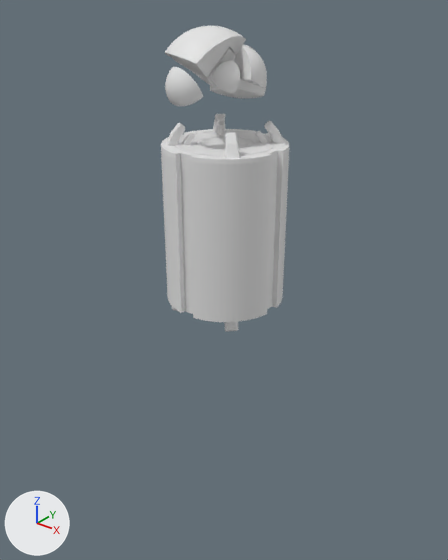
What one commit did to the FBX model Assets/Blender/LEyline/major-leyline-node.fbx.
The view is the same before and after, from a 50 mm lens placed at (123.0, -154.4, 48.9), pointed at (0.1, -0.8, -46.3). The axes (+X, +Y, +Z) are drawn at lower left. The lights are the same throughout. The picture after the commit comes second. Where no turn or scale is listed for an object, it has been applied to the vertices.

Names of what the first picture shows: 'MajorLeylineNodeBase', 'MajorLeylineNodeBaseAccents', 'MajorLeylineNodeChunkA', 'MajorLeylineNodeChunkB', 'MajorLeylineNodeChunkB.001', 'MajorLeylineNodeChunkB.002', 'MajorLeylineNodeChunkB.003' and 1 more.
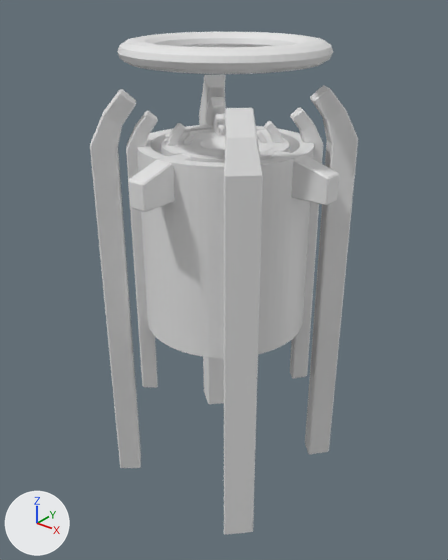
The change, as a diff of the scene's bpy script:
```diff
--- a/Assets/Blender/LEyline/major-leyline-node.fbx.py
+++ b/Assets/Blender/LEyline/major-leyline-node.fbx.py
@@ me_cube_007 @@
+me_cube_007.from_pydata(...)  # 128 vertices, 136 faces; spans x -39.8..39.8, y -39.8..39.8, z -9.8..1.7
@@ me_torus @@
+me_torus.from_pydata(...)  # 576 vertices, 576 faces; spans x -31.9..31.9, y -31.9..31.9, z -3.3..3.3
@@ me_cube_006 @@
+me_cube_006.from_pydata(...)  # 320 vertices, 336 faces; spans x -33.1..33.1, y -33.1..33.1, z -126.2..18.5
@@ me_cylinder_004 @@
+me_cylinder_004.from_pydata(...)  # 256 vertices, 132 faces; spans x -28.0..28.0, y -28.0..28.0, z -61.0..1.9
@@ ob_majorleylinenodechunkb_001 @@
-ob_majorleylinenodechunkb_001 = bpy.data.objects.new('MajorLeylineNodeChunkB.001', me_sphere_005)
-ob_majorleylinenodechunkb_001.location = (-2.6, 6.4, 18.9)
@@ ob_majorleylinenodechunkb @@
-ob_majorleylinenodechunkb = bpy.data.objects.new('MajorLeylineNodeChunkB', me_sphere_004)
-ob_majorleylinenodechunkb.location = (2.7, 2.9, 22.1)
@@ ob_majorleylinenodechunka @@
-ob_majorleylinenodechunka = bpy.data.objects.new('MajorLeylineNodeChunkA', me_sphere_003)
-ob_majorleylinenodechunka.location = (-5.5, -0.1, 19.5)
@@ ob_majorleylinenodechunkb_002 @@
-ob_majorleylinenodechunkb_002 = bpy.data.objects.new('MajorLeylineNodeChunkB.002', me_sphere_006)
-ob_majorleylinenodechunkb_002.location = (-8.2, -7.1, 19.5)
@@ ob_majorleylinenodechunkb_003 @@
-ob_majorleylinenodechunkb_003 = bpy.data.objects.new('MajorLeylineNodeChunkB.003', me_sphere_007)
-ob_majorleylinenodechunkb_003.location = (1.1, -0.1, 21.2)
@@ ob_terminalaccents2 @@
+ob_terminalaccents2 = bpy.data.objects.new('TerminalAccents2', me_cube_007)
+ob_terminalaccents2.location = (0.0, 0.0, 0.0)
@@ ob_terminaltorus @@
+ob_terminaltorus = bpy.data.objects.new('TerminalTorus', me_torus)
+ob_terminaltorus.location = (0.0, 0.0, 29.7)
@@ ob_terminalaccents @@
+ob_terminalaccents = bpy.data.objects.new('TerminalAccents', me_cube_006)
+ob_terminalaccents.location = (0.0, 0.0, 0.0)
@@ ob_terminalouterring @@
+ob_terminalouterring = bpy.data.objects.new('TerminalOuterRing', me_cylinder_004)
+ob_terminalouterring.location = (0.0, 0.0, 0.0)
```

Changed parts and their boxes [x1, y1, x2, y2] in the pictures (448 x 560 px):
'TerminalAccents', added
    after: [90, 74, 358, 535]
'TerminalOuterRing', added
    after: [137, 125, 314, 358]
'TerminalTorus', added
    after: [117, 32, 333, 74]
'TerminalAccents2', added
    after: [128, 129, 339, 212]
'MajorLeylineNodeChunkA', deleted
    before: [165, 26, 246, 90]
'MajorLeylineNodeChunkB.002', deleted
    before: [165, 67, 203, 106]
'MajorLeylineNodeChunkB', deleted
    before: [238, 46, 267, 88]
'MajorLeylineNodeChunkB.003', deleted
    before: [211, 61, 240, 94]
'MajorLeylineNodeChunkB.001', deleted
    before: [210, 45, 267, 98]
'MajorLeylineNodeBase', unchanged, covered by the edit
    before: [161, 129, 290, 322]
    after: [161, 129, 290, 163]
